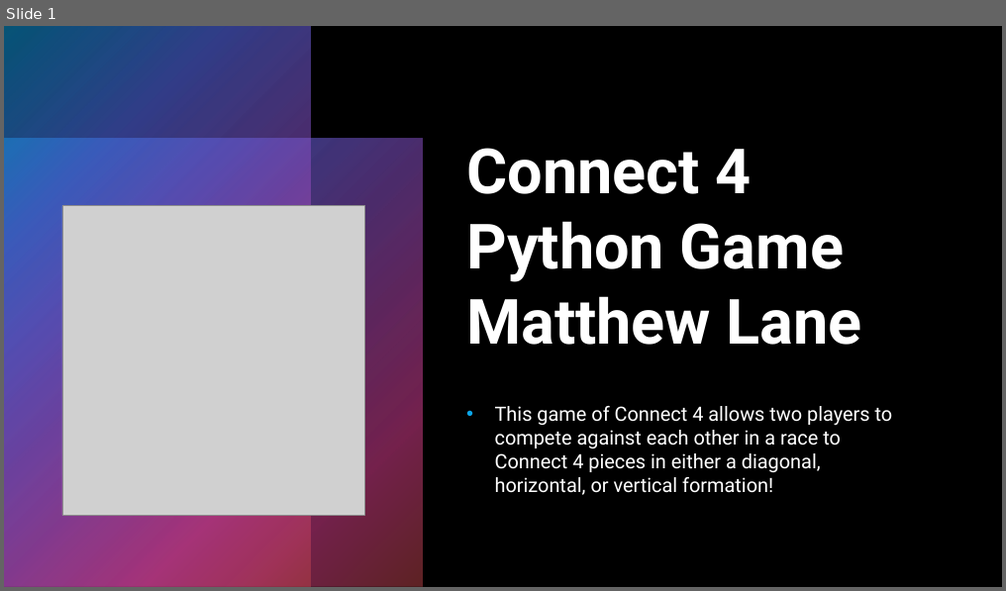
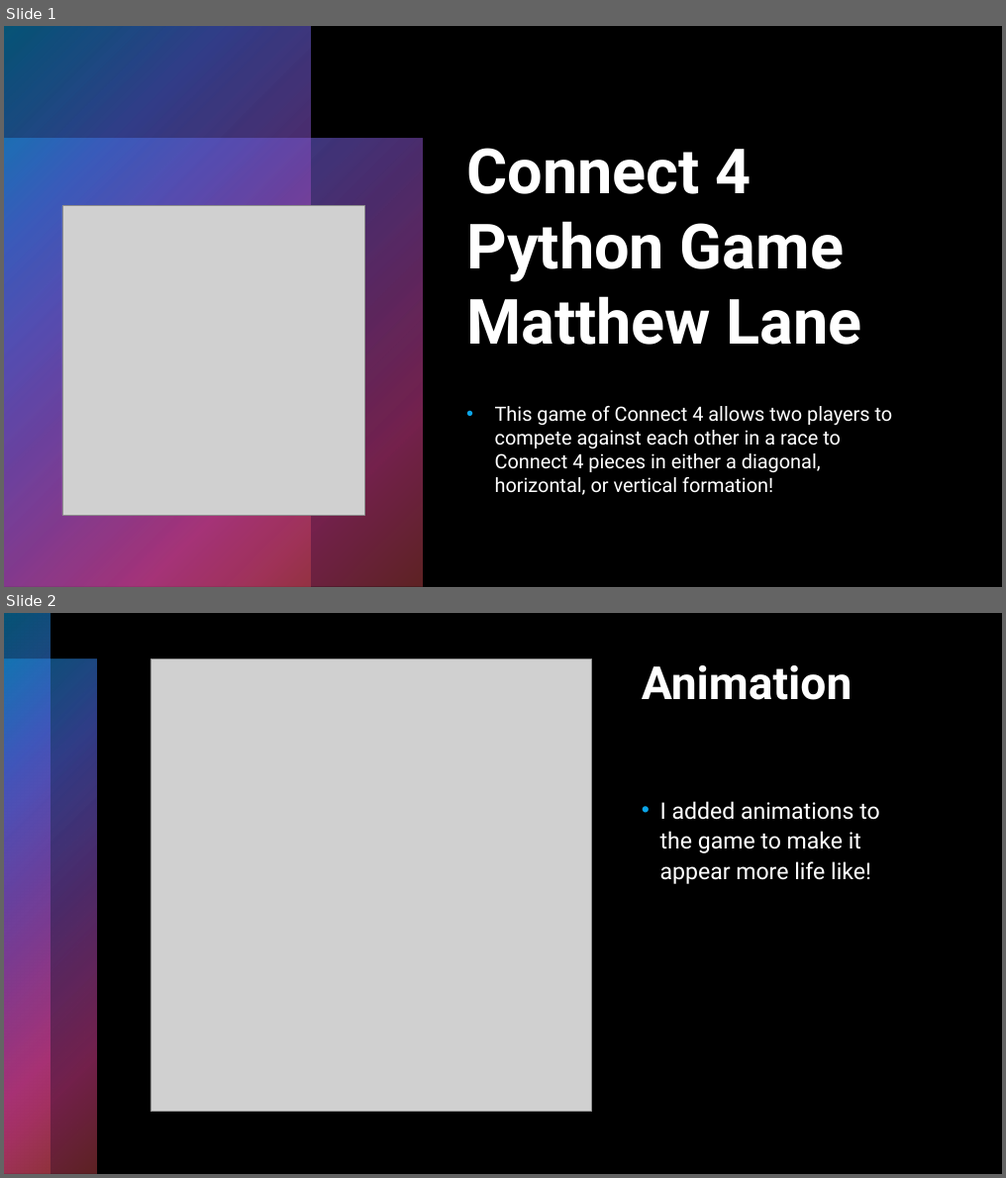
Before and after one commit to ksu-is/Connect-4-Game, a slide deck: MatthewLaneConnect4Presentation.pptx. Shown one above the other, each under a label of ours: slide 1 before the commit, slides 1 and 2 after it. The pictures are 1006x591 and 1006x1178 pixels, drawn with LibreOffice and Linux fonts; fonts in the diff are those of the drawing; grey boxes stand for pictures. Boxes give left, top, right and bottom in pixels: in the first picture for what was removed or moved away, otherwise in the second. Text is boxed around its words. In the diff, an @@ line names an element or a change of style, - is before the commit and + after.

```diff
--- a/MatthewLaneConnect4Presentation.pptx
+++ b/MatthewLaneConnect4Presentation.pptx
@@ slide 2 added at bbox=[4, 613, 1002, 1174], background #000000 @@
@@ rectangle added at bbox=[4, 613, 51, 1174], fill gradient #0BA5E8 to #5066E1 to #894EC0 to #E54196 to #BE4449 @@
@@ rectangle added at bbox=[4, 613, 1002, 1174], fill #000000 @@
@@ rectangle added at bbox=[4, 613, 51, 1174], fill gradient #0BA5E8 to #5066E1 to #894EC0 to #E54196 to #BE4449 @@
@@ rectangle added at bbox=[4, 660, 97, 1174], fill gradient #0BA5E8 to #5066E1 to #894EC0 to #E54196 to #BE4449 @@
@@ rectangle added at bbox=[4, 660, 97, 1174], fill gradient #0BA5E8 to #5066E1 to #894EC0 to #E54196 to #BE4449 @@
@@ picture added at bbox=[151, 660, 592, 1112] @@
@@ title added at bbox=[642, 665, 852, 700], 44 pt, text #FFFFFF, bold @@
+Animation
@@ text added at bbox=[660, 801, 879, 884], 22 pt, text #FFFFFF @@
+• I added animations to the game to make it appear more life like!
```
Also in this commit, not shown: 1 other slide added.
